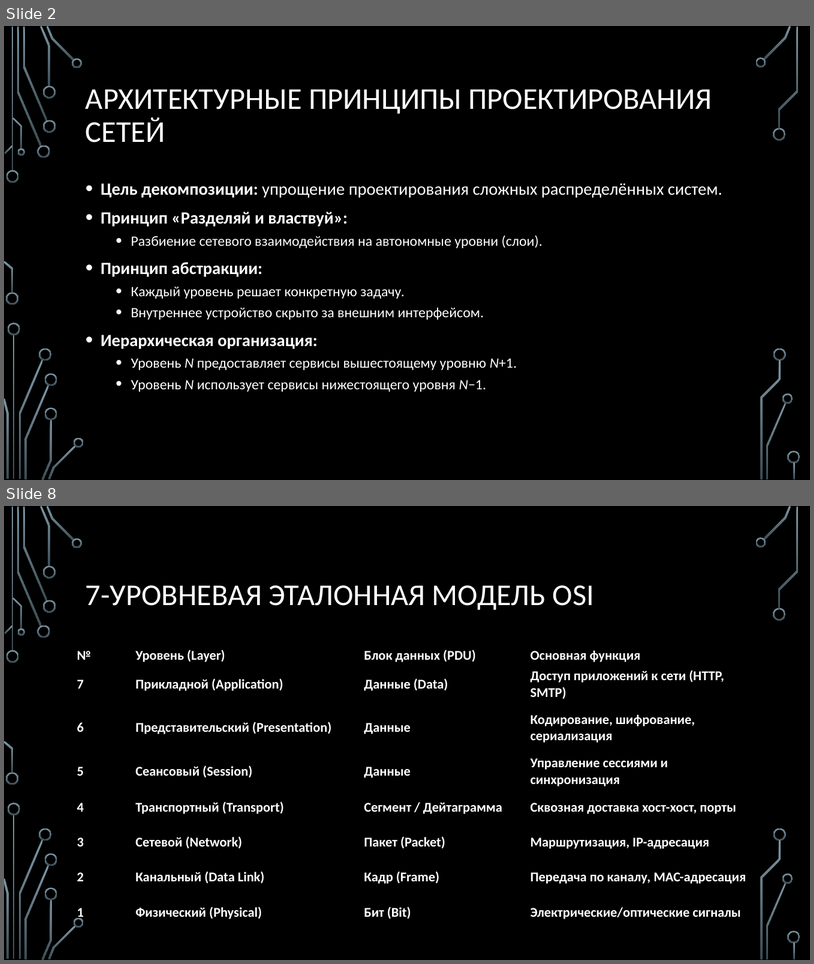
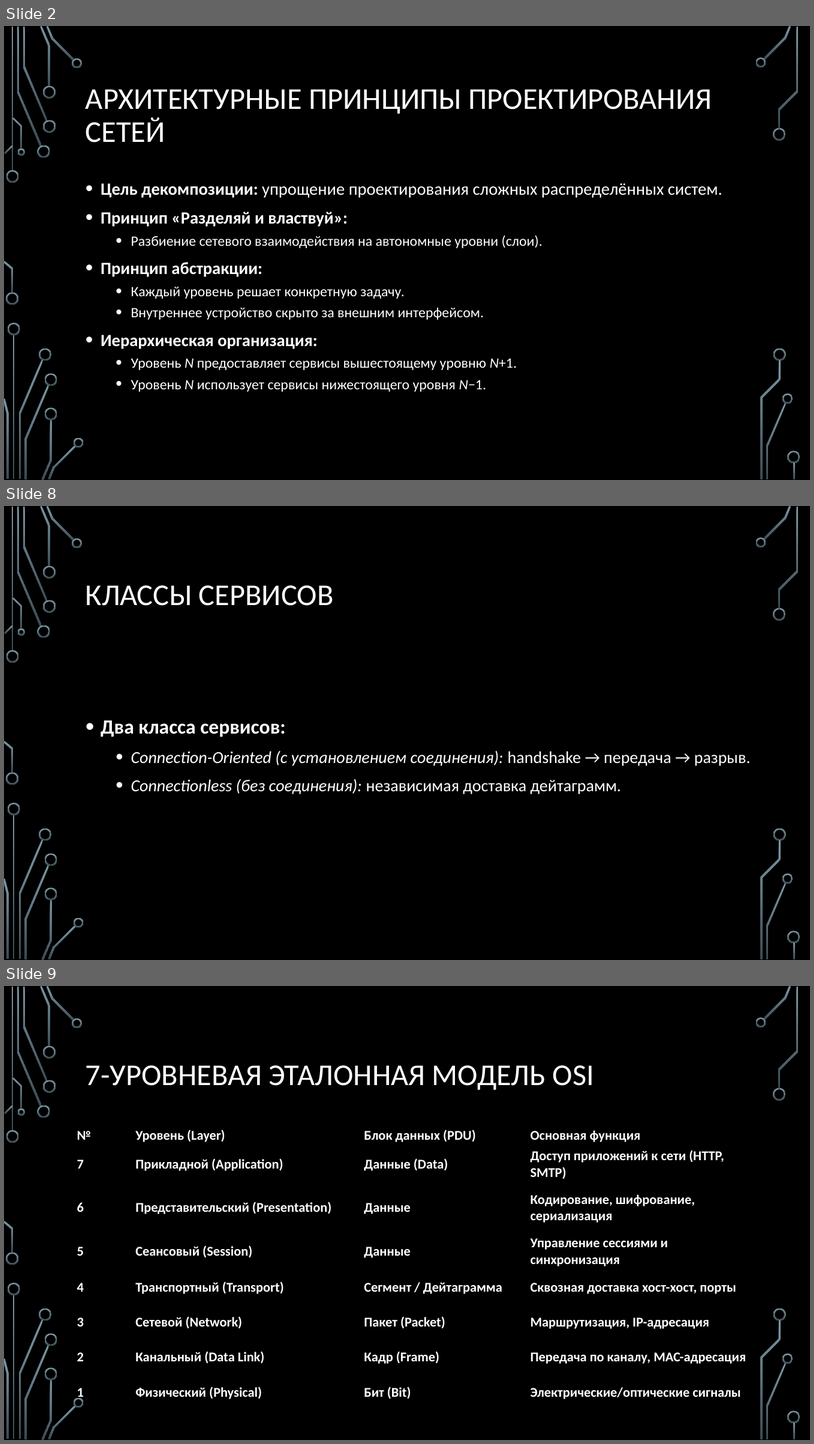
Before and after one commit to nhtgale/itn, a slide deck: 1.3 Architecture/1.3 Architecture.pptx. Shown one above the other, each under a label of ours: slides 2 and 8 before the commit, slides 2, 8 and 9 after it; the slides between them are not shown. The pictures are 814x964 and 814x1444 pixels, drawn with LibreOffice and Linux fonts; fonts in the diff are those of the drawing; background and template pictures are left out. Boxes give left, top, right and bottom in pixels: in the first picture for what was removed or moved away, otherwise in the second. Text is boxed around its words. In the diff, an @@ line names an element or a change of style, - is before the commit and + after.

```diff
--- a/1.3 Architecture/1.3 Architecture.pptx
+++ b/1.3 Architecture/1.3 Architecture.pptx
@@ slide 8 added at <box>4,506,810,960</box>, background picture (left out); not listed: 36 template elements that a slide beside it also shows @@
@@ title added at <box>86,585,334,606</box>, 36 pt, text #FFFFFF @@
+КЛАССЫ СЕРВИСОВ
@@ text added at <box>101,720,751,794</box>, 20 pt, text #FFFFFF, italic @@
+• Два класса сервисов:
+  • Connection-Oriented (с установлением соединения): handshake → передача → разрыв.
+  • Connectionless (без соединения): независимая доставка дейтаграмм.
@@ what was slide 8 is now slide 9 @@
```
Also in this commit, not shown: 5 slides changed, 3 other slides added, 11 other files.
